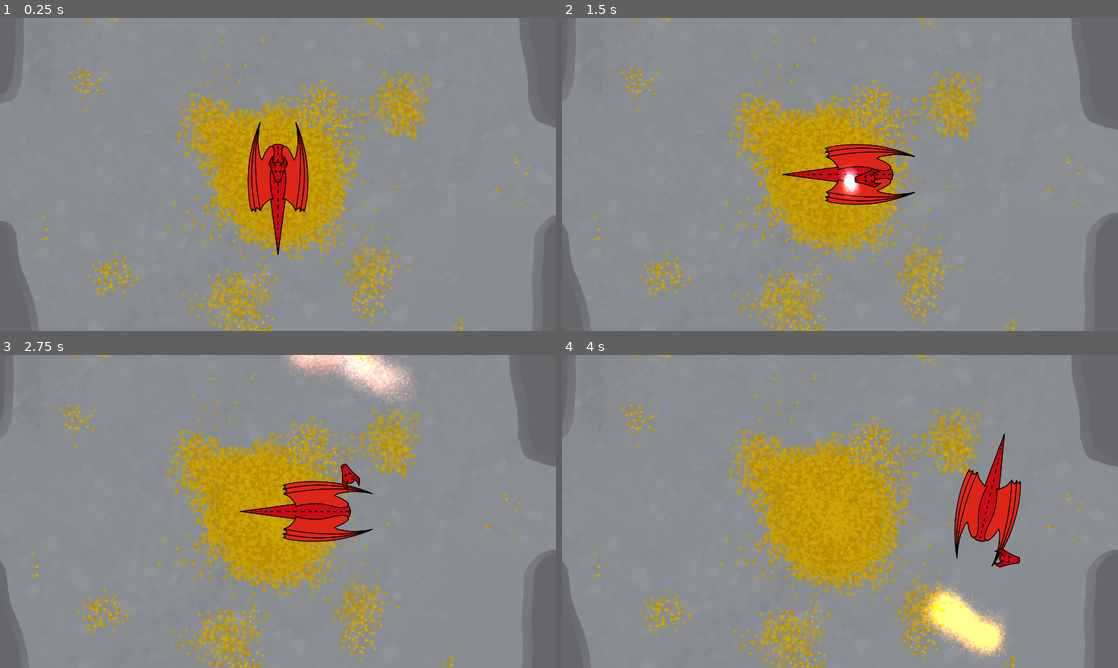
Above: before the commit, frames 1-4 (two rows, left to right).
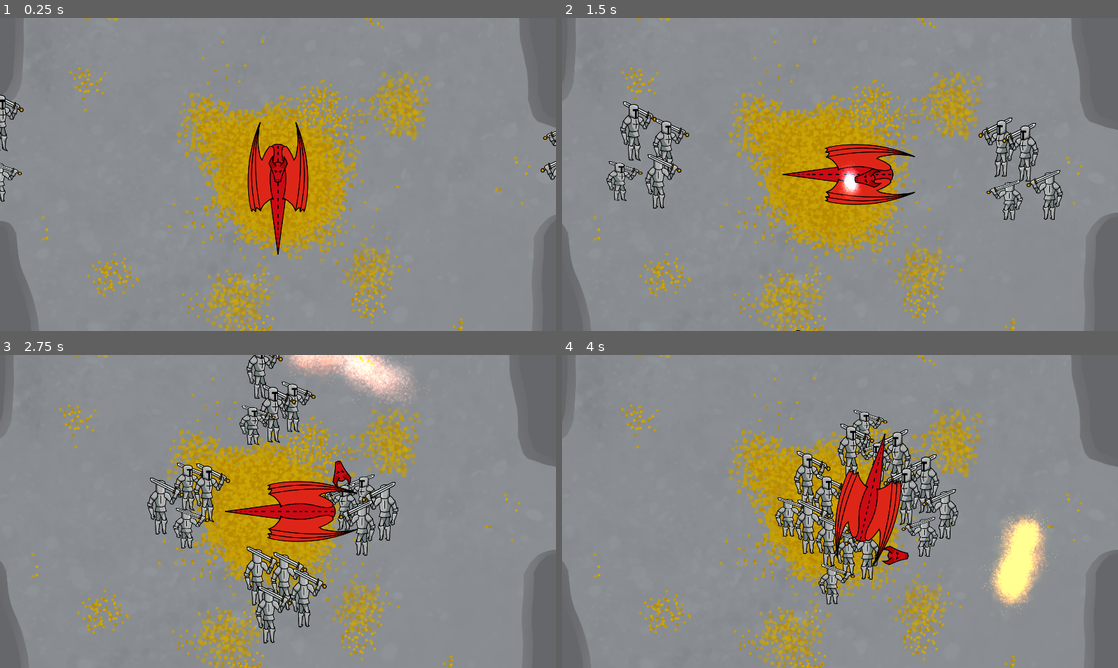
Above: after the commit, the same moments.

Repository: GiantBlargg/DragonHoard
Game: Godot game, scene res://Levels/Stage.tscn
The game is run twice, just before and just after one commit, with the same random seed, the same clock (stepped at 60 frames per second) and the same inputs.
Inputs (mouse positions are in pixels of both pictures, inside the frame that each line leads up to):
- Up to frame 1 (0.25 s): no input
- Up to frame 2 (1.5 s): move the mouse to (962, 158) at 0.52 s; hold D (Right) 0.53-1.28 s; click (962, 158) at 0.6 s; move the mouse to (728, 190) at 1.27 s; hold G (Back) from 1.28 s (still down); click (728, 190) at 1.35 s
- Up to frame 3 (2.75 s): move the mouse to (333, 442) at 2.02 s; release G (Back) at 2.03 s; hold D (Right) from 2.03 s (still down); click (333, 442) at 2.1 s
- Up to frame 4 (4 s): move the mouse to (812, 574) at 2.77 s; release D (Right) at 2.78 s; hold T (Forward) 2.78-3.53 s; click (812, 574) at 2.85 s; move the mouse to (1006, 558) at 3.52 s; hold A (Left) from 3.53 s (still down); click (1006, 558) at 3.6 s

The runs differ from the first frame. In frame 1, 0.5% of the frame differs, in the area x 0-100%, y 24-59%; in frame 2, 3.4%; in frame 3, 8.2%; in frame 4, 15%, in the area x 38-90%, y 17-99%.

Commit message:
Knights move

Diff:
--- a/Dragon/DragonBody.tscn
+++ b/Dragon/DragonBody.tscn
@@ -7,9 +7,11 @@
 [sub_resource type="CircleShape2D" id="CircleShape2D_mi6pf"]
 radius = 117.273
 
-[node name="DragonBody" type="CharacterBody2D"]
+[node name="DragonBody" type="CharacterBody2D" groups=["Dragon"]]
+z_index = 5
+z_as_relative = false
 collision_layer = 4
-collision_mask = 3
+collision_mask = 11
 script = ExtResource("1_fchby")
 turn_speed = 4.0
 forward_limit = 0.349066
--- a/Knight/Knight.gd
+++ b/Knight/Knight.gd
@@ -1,6 +1,7 @@
 extends CharacterBody2D
 
 signal direction(angle:Vector2)
+signal timing(wait:float,jump:float,start:float)
 
 @export var wait_time: float = 1
 @export var jump_time: float = 1
@@ -9,12 +10,20 @@
 var timer: float = 0
 var dir: Vector2 = Vector2(0,0)
 
+@onready var anim: AnimationPlayer = get_node("Visual/AnimationPlayer")
+@onready var player: CharacterBody2D = get_tree().get_first_node_in_group("Dragon")
+
+func _ready():
+	timer = randf() * (wait_time+jump_time)
+	timing.emit(wait_time,jump_time,timer)
+
 func _physics_process(delta):
 	timer += delta
 	timer = fmod(timer, wait_time + jump_time)
 
 	if timer <= wait_time:
 		dir = get_direction()
+		direction.emit(dir)
 		velocity = Vector2(0,0)
 	else:
 		velocity = dir * (jump_distance / jump_time)
@@ -22,4 +31,6 @@
 	move_and_slide()
 
 func get_direction():
-	return Vector2.RIGHT
+	if player == null:
+		return Vector2.RIGHT
+	return (player.position - position).limit_length()
--- a/Knight/Knight.tscn
+++ b/Knight/Knight.tscn
@@ -13,25 +13,25 @@
 tracks/0/imported = false
 tracks/0/enabled = true
 tracks/0/path = NodePath(".:position")
-tracks/0/interp = 1
+tracks/0/interp = 2
 tracks/0/loop_wrap = true
 tracks/0/keys = {
-"times": PackedFloat32Array(0, 0.5, 1, 1.5, 2),
-"transitions": PackedFloat32Array(1, 1, 1, 1, 1),
+"times": PackedFloat32Array(0.5, 1, 1.5, 2),
+"transitions": PackedFloat32Array(1, 1, 1, 1),
 "update": 0,
-"values": [Vector2(0, 0), Vector2(0, 26), Vector2(0, 0), Vector2(0, -33), Vector2(0, 0)]
+"values": [Vector2(0, 26), Vector2(0, 0), Vector2(0, -33), Vector2(0, 0)]
 }
 tracks/1/type = "value"
 tracks/1/imported = false
 tracks/1/enabled = true
 tracks/1/path = NodePath(".:scale")
-tracks/1/interp = 1
+tracks/1/interp = 2
 tracks/1/loop_wrap = true
 tracks/1/keys = {
-"times": PackedFloat32Array(0, 0.5, 1, 1.5, 2),
-"transitions": PackedFloat32Array(1, 1, 1, 1, 1),
+"times": PackedFloat32Array(0.5, 1, 1.5, 2),
+"transitions": PackedFloat32Array(1, 1, 1, 1),
 "update": 0,
-"values": [Vector2(1, 1), Vector2(1, 0.73), Vector2(1, 1), Vector2(1, 1.1), Vector2(1, 1)]
+"values": [Vector2(1, 0.73), Vector2(1, 1), Vector2(1, 1.1), Vector2(1, 1)]
 }
 
 [sub_resource type="Animation" id="Animation_eax5u"]
@@ -69,16 +69,22 @@
 
 [sub_resource type="CapsuleShape2D" id="CapsuleShape2D_xb5an"]
 radius = 37.0
-height = 210.0
+height = 148.0
 
 [node name="Knight" type="CharacterBody2D"]
+z_index = 2
+y_sort_enabled = true
+collision_layer = 8
+collision_mask = 13
 script = ExtResource("1_yy4i1")
+wait_time = 0.1
+jump_time = 0.2
+jump_distance = 100.0
 
 [node name="Visual" type="Node2D" parent="."]
 script = ExtResource("1_7l0md")
 
 [node name="KnightDL" type="Sprite2D" parent="Visual"]
-visible = false
 position = Vector2(-12, -7)
 texture = ExtResource("1_n3ip5")
 hframes = 2
@@ -119,6 +125,8 @@
 }
 
 [node name="CollisionShape2D" type="CollisionShape2D" parent="."]
+position = Vector2(1, 27)
 shape = SubResource("CapsuleShape2D_xb5an")
 
 [connection signal="direction" from="." to="Visual" method="set_direction"]
+[connection signal="timing" from="." to="Visual" method="set_anim_speed"]
--- a/Knight/Visual.gd
+++ b/Knight/Visual.gd
@@ -4,6 +4,9 @@
 @onready var DR : Sprite2D = get_node("KnightDR")
 @onready var UL : Sprite2D = get_node("KnightUL")
 @onready var UR : Sprite2D = get_node("KnightUR")
+
+@onready var anim: AnimationPlayer = get_node("AnimationPlayer")
+var anim_name:String = "Movement"
 
 const RIGHT = PI / 2
 const DOWN = PI
@@ -17,3 +20,21 @@
 	UR.visible = dir.x >= 0 && dir.y < 0
 	DL.visible = dir.x < 0 && dir.y >= 0
 	UL.visible = dir.x < 0 && dir.y < 0
+
+func set_anim_speed(wait:float,jump:float,start:float):
+	var a = anim.get_animation(anim_name)
+	var track = a.add_track(Animation.TYPE_VALUE)
+	a.track_set_path(track,"AnimationPlayer:speed_scale")
+	a.track_set_interpolation_type(track,Animation.INTERPOLATION_NEAREST)
+	a.track_insert_key(track, 0, 1/wait)
+	a.track_insert_key(track, 1, 1/jump)
+
+	if start < wait:
+		start /= wait
+	else:
+		start -= wait
+		start /= jump
+		start += wait
+
+	anim.play(anim_name)
+	anim.seek(start)
--- a/Levels/Stage.tscn
+++ b/Levels/Stage.tscn
@@ -1,7 +1,8 @@
-[gd_scene load_steps=11 format=3 uid="uid://dlhu5q44kndii"]
+[gd_scene load_steps=12 format=3 uid="uid://dlhu5q44kndii"]
 
 [ext_resource type="Texture2D" uid="uid://d0de3ld66de72" path="res://Levels/Stage.png" id="1_r0l63"]
 [ext_resource type="PackedScene" uid="uid://df47tasppgtwm" path="res://Dragon/DragonBody.tscn" id="2_atyay"]
+[ext_resource type="PackedScene" uid="uid://bofd4vplky8hj" path="res://Knight/Knight.tscn" id="3_22ise"]
 
 [sub_resource type="OccluderPolygon2D" id="OccluderPolygon2D_qhkmg"]
 polygon = PackedVector2Array(-1109, -244, -1016, -271, -987, -335, -977, -477, -974, -669, -940, -787, -862, -867, -772, -914, -609, -932, -468, -958, -366, -976, -247, -979, -213, -1014, -193, -1103, -1110, -1103)
@@ -31,6 +32,7 @@
 distance = -1100.0
 
 [node name="Node2D" type="Node2D"]
+y_sort_enabled = true
 
 [node name="StaticBody2D" type="StaticBody2D" parent="."]
 
@@ -84,3 +86,51 @@
 
 [node name="CollisionShape2D4" type="CollisionShape2D" parent="StaticBody2D2"]
 shape = SubResource("WorldBoundaryShape2D_hd8wg")
+
+[node name="Knight" parent="." instance=ExtResource("3_22ise")]
+position = Vector2(-1153, -169)
+
+[node name="Knight2" parent="." instance=ExtResource("3_22ise")]
+position = Vector2(-1244, -177)
+
+[node name="Knight3" parent="." instance=ExtResource("3_22ise")]
+position = Vector2(-1249, 3)
+
+[node name="Knight4" parent="." instance=ExtResource("3_22ise")]
+position = Vector2(-1152, 22)
+
+[node name="Knight5" parent="." instance=ExtResource("3_22ise")]
+position = Vector2(-179, 1194)
+
+[node name="Knight6" parent="." instance=ExtResource("3_22ise")]
+position = Vector2(-57, 1198)
+
+[node name="Knight7" parent="." instance=ExtResource("3_22ise")]
+position = Vector2(95, 1207)
+
+[node name="Knight8" parent="." instance=ExtResource("3_22ise")]
+position = Vector2(235, 1201)
+
+[node name="Knight9" parent="." instance=ExtResource("3_22ise")]
+position = Vector2(1299, 54)
+
+[node name="Knight10" parent="." instance=ExtResource("3_22ise")]
+position = Vector2(1296, -104)
+
+[node name="Knight11" parent="." instance=ExtResource("3_22ise")]
+position = Vector2(1168, -106)
+
+[node name="Knight12" parent="." instance=ExtResource("3_22ise")]
+position = Vector2(1167, 56)
+
+[node name="Knight13" parent="." instance=ExtResource("3_22ise")]
+position = Vector2(-159, -1222)
+
+[node name="Knight14" parent="." instance=ExtResource("3_22ise")]
+position = Vector2(-59, -1226)
+
+[node name="Knight15" parent="." instance=ExtResource("3_22ise")]
+position = Vector2(45, -1226)
+
+[node name="Knight16" parent="." instance=ExtResource("3_22ise")]
+position = Vector2(153, -1218)
